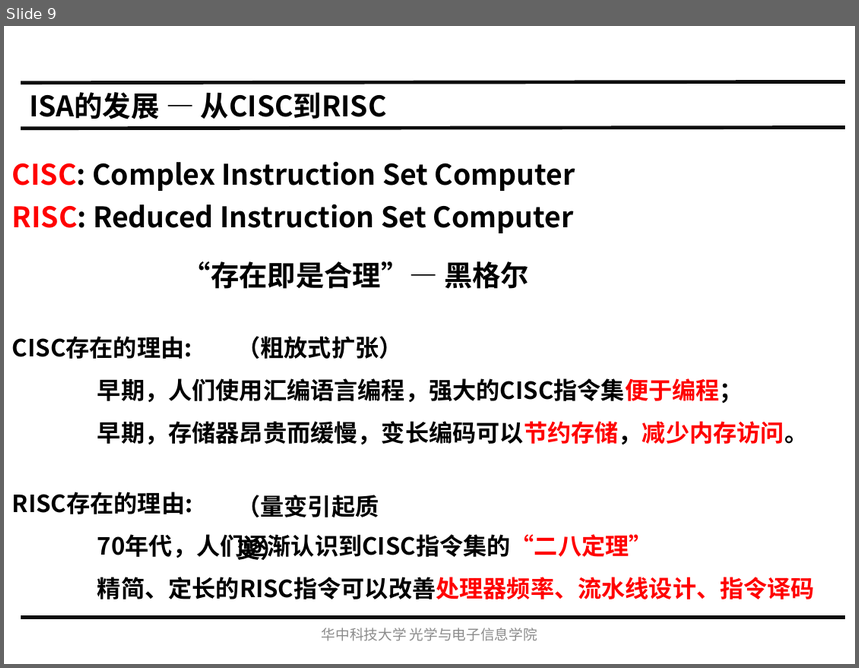
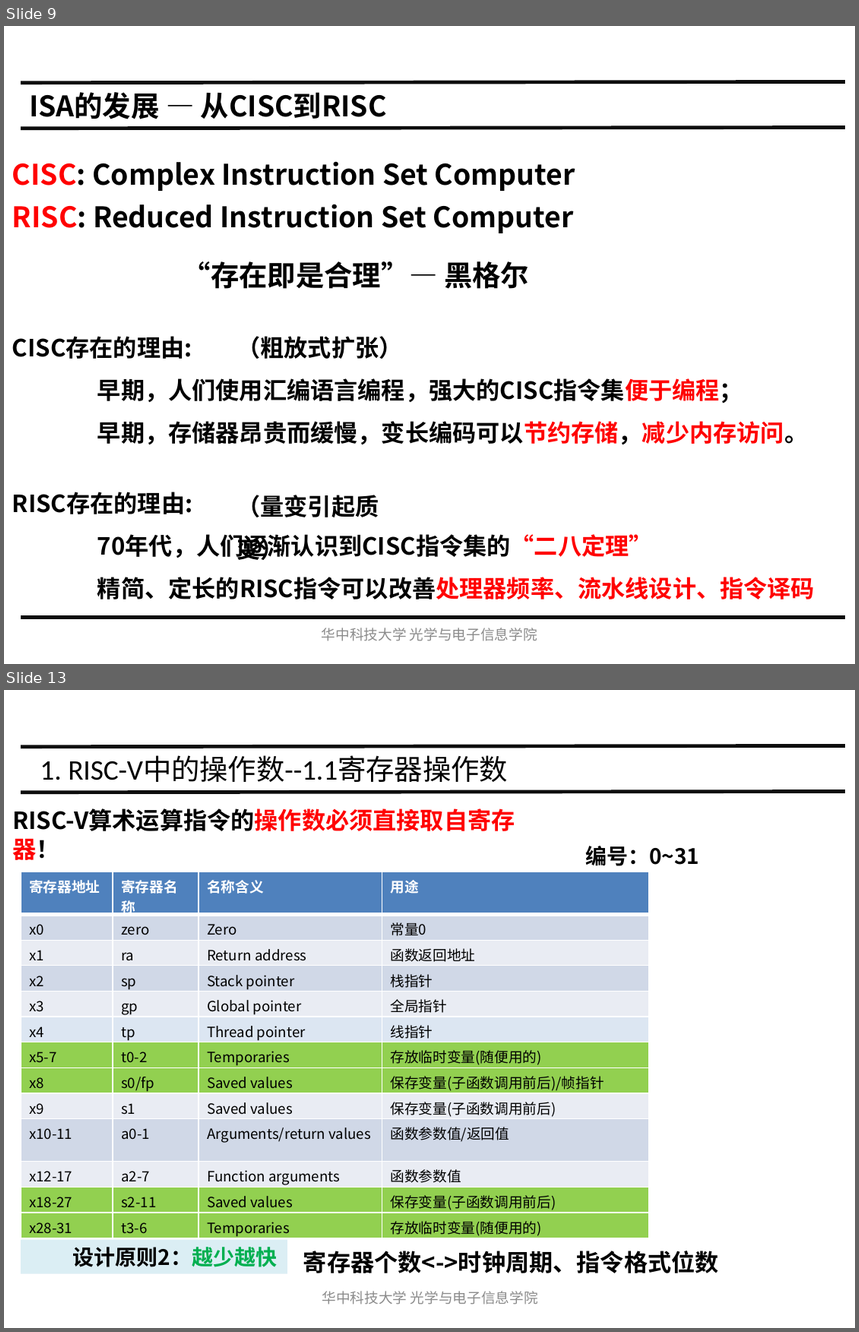
Before and after one commit to hust-gaoyujing/routine, a slide deck: daily/202105-risc-v/20200507-IS/Ch2 指令集体系结构.pptx. Shown one above the other, each under a label of ours: slide 9 before the commit, slides 9 and 13 after it; the slides between them are not shown. The pictures are 859x668 and 859x1332 pixels, drawn with LibreOffice and Linux fonts; fonts in the diff are those of the drawing. Boxes give left, top, right and bottom in pixels: in the first picture for what was removed or moved away, otherwise in the second. Text is boxed around its words. In the diff, an @@ line names an element or a change of style, - is before the commit and + after.

```diff
--- a/daily/202105-risc-v/20200507-IS/Ch2 指令集体系结构.pptx
+++ b/daily/202105-risc-v/20200507-IS/Ch2 指令集体系结构.pptx
@@ slide 13 added at <box>4,690,855,1328</box>, background #FFFFFF @@
@@ line added from (21, 747) to (845, 746), #0D0D0D 3 pt @@
@@ title added at <box>40,756,508,782</box>, 24 pt, text #000000 @@
+1. RISC-V中的操作数--1.1寄存器操作数
@@ line added from (21, 792) to (845, 791), #0D0D0D 3 pt @@
@@ text added at <box>12,809,515,896</box>, 18 pt, text #000000, bold @@
+RISC-V算术运算指令的操作数必须直接取自寄存器！
+RISC-V拥有过32×32bit的寄存器（32个字）
@@ text added at <box>585,846,699,866</box>, 18 pt, text #000000, bold @@
+编号：0~31
@@ table added at <box>21,872,650,1240</box>, 13 rows, 4 columns @@
+寄存器地址 | 寄存器名称 | 名称含义 | 用途
+x0 | zero | Zero | 常量0
+x1 | ra | Return address | 函数返回地址
+x2 | sp | Stack pointer | 栈指针
+x3 | gp | Global pointer | 全局指针
+x4 | tp | Thread pointer | 线指针
+x5-7 | t0-2 | Temporaries | 存放临时变量(随便用的)
+x8 | s0/fp | Saved values | 保存变量(子函数调用前后)/帧指针
+x9 | s1 | Saved values | 保存变量(子函数调用前后)
+x10-11 | a0-1 | Arguments/return values | 函数参数值/返回值
+x12-17 | a2-7 | Function arguments | 函数参数值
+x18-27 | s2-11 | Saved values | 保存变量(子函数调用前后)
+x28-31 | t3-6 | Temporaries | 存放临时变量(随便用的)
@@ rectangle added at <box>21,1240,287,1274</box>, fill #DBEEF4, 18 pt, text #000000, bold @@
+设计原则2：越少越快
@@ text added at <box>303,1251,719,1274</box>, 20 pt, text #000000, bold @@
+寄存器个数<->时钟周期、指令格式位数
@@ text added at <box>322,1291,538,1305</box>, 12 pt, text #8C8C8C @@
+华中科技大学光学与电子信息学院
```
Also in this commit, not shown: 2 slides changed, 43 other slides added, 7 other files.
